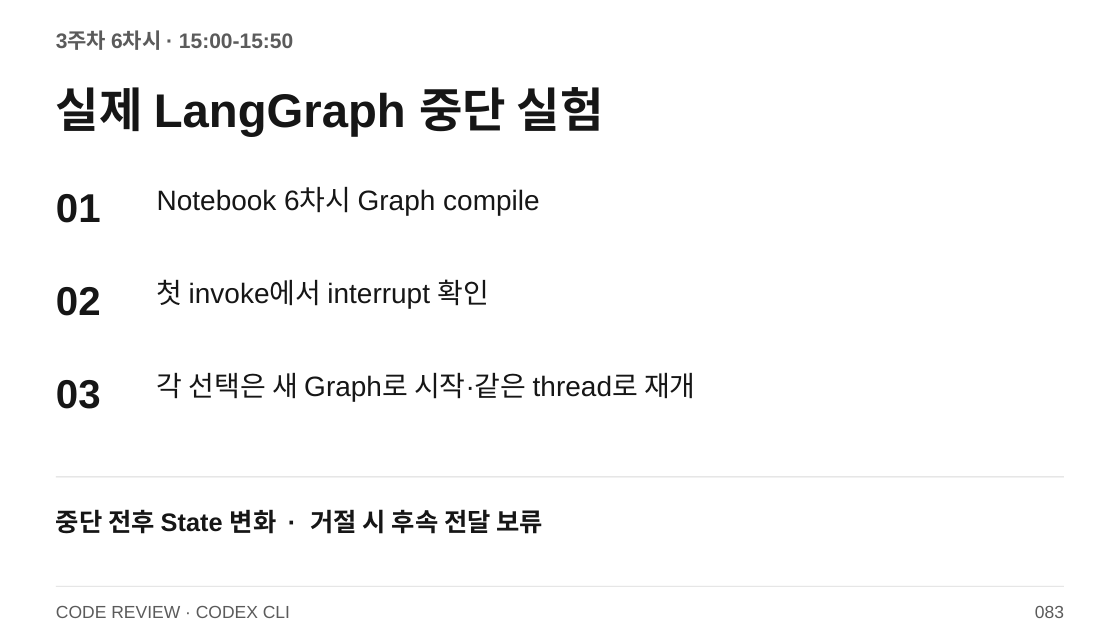
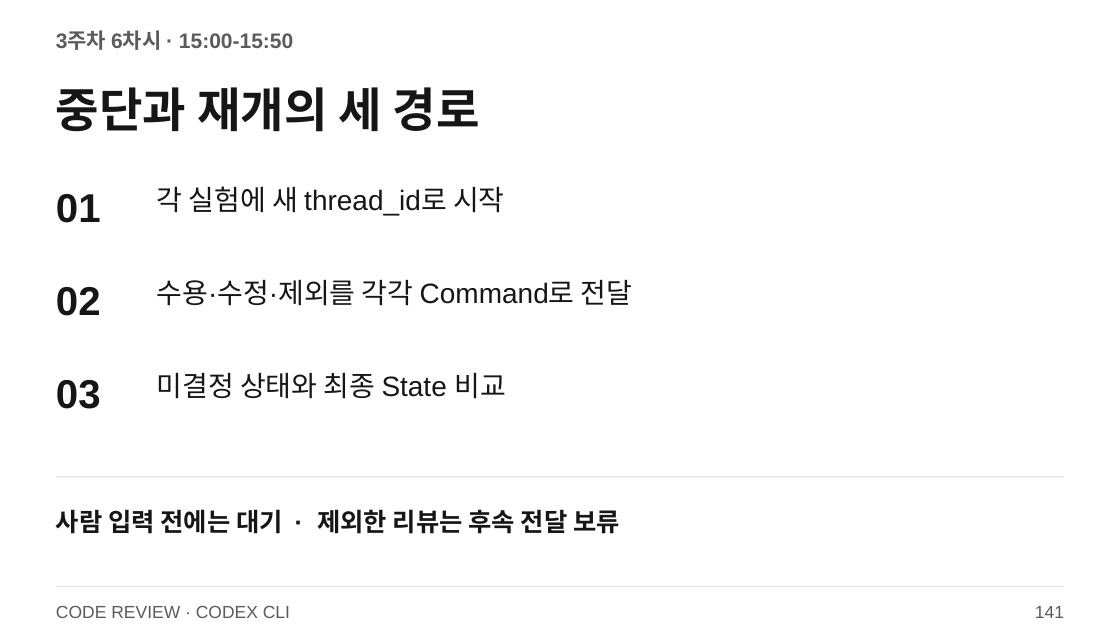
Before and after one commit to smilesjcha/llm-agent-and-workflow-automation, a slide deck: slide 141 of slides/IPA_LLM_Agent_업무자동화_Day3_2026_CODEX_CLI.pptx (slide 83 before the commit). Drawn at 1120x630 pixels with LibreOffice and Linux fonts; fonts in the diff are those of the drawing. Boxes give left, top, right and bottom in pixels: in the first picture for what was removed or moved away, otherwise in the second. Text is boxed around its words. In the diff, an @@ line names an element or a change of style, - is before the commit and + after.

```diff
--- a/slides/IPA_LLM_Agent_업무자동화_Day3_2026_CODEX_CLI.pptx
+++ b/slides/IPA_LLM_Agent_업무자동화_Day3_2026_CODEX_CLI.pptx
@@ text at (56, 87, 480, 132): text changed @@
-실제 LangGraph 중단 실험
+중단과 재개의 세 경로
@@ text at (157, 186, 505, 215): text changed @@
-Notebook 6차시 Graph compile
+각 실험에 새 thread_id로 시작
@@ text at (157, 280, 633, 306): text changed @@
-첫 invoke에서 interrupt 확인
+수용·수정·제외를 각각 Command로 전달
@@ text at (157, 373, 507, 399): text changed @@
-각 선택은 새 Graph로 시작·같은 thread로 재개
+미결정 상태와 최종 State 비교
@@ text at (56, 509, 620, 534): text changed @@
-중단 전후 State 변화 · 거절 시 후속 전달 보류
+사람 입력 전에는 대기 · 제외한 리뷰는 후속 전달 보류
@@ text at (1035, 606, 1064, 618): text changed @@
-083
+141
```
Also in this commit, not shown: 70 other slides changed, 98 slides added, 13 slides removed, 27 other files.
